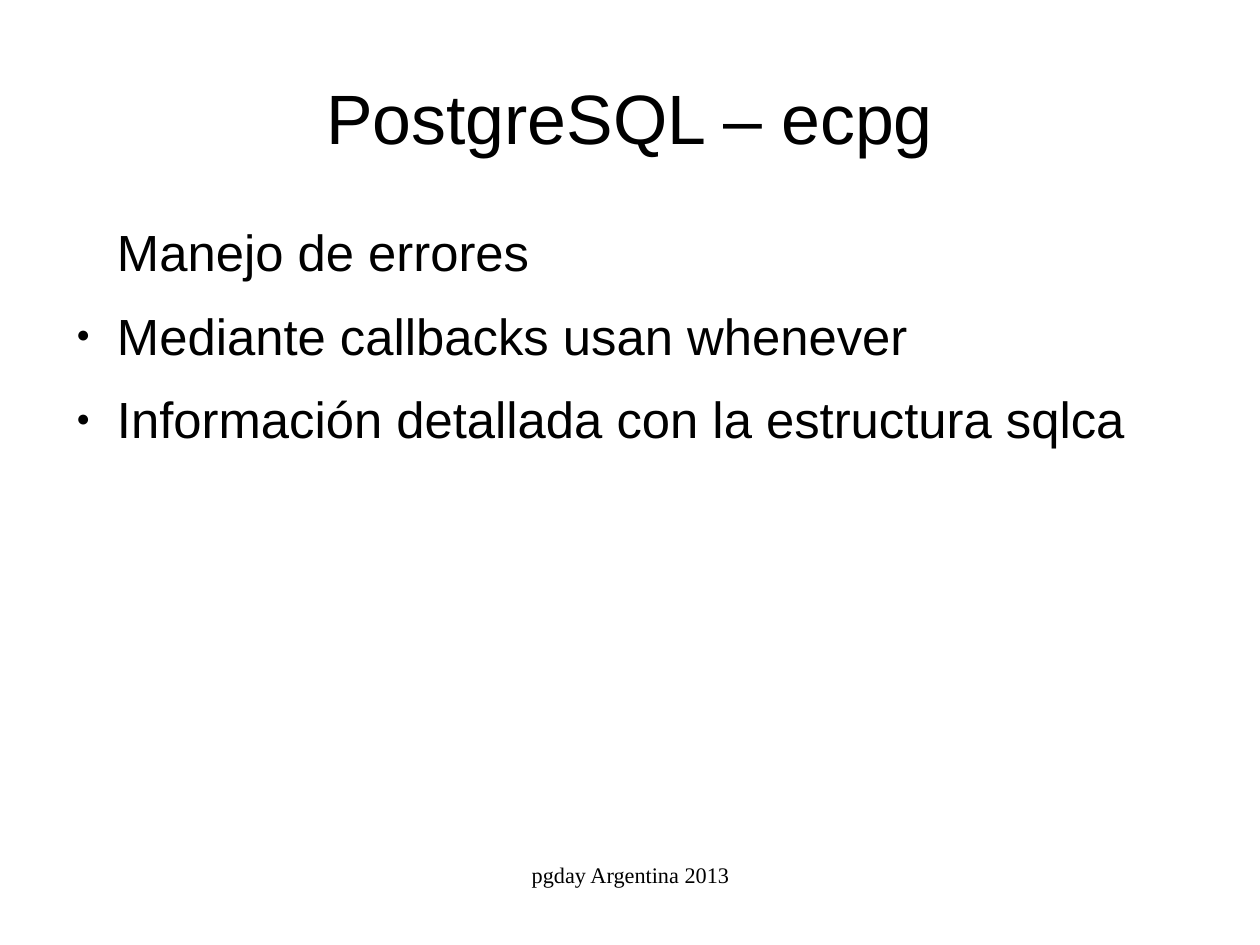
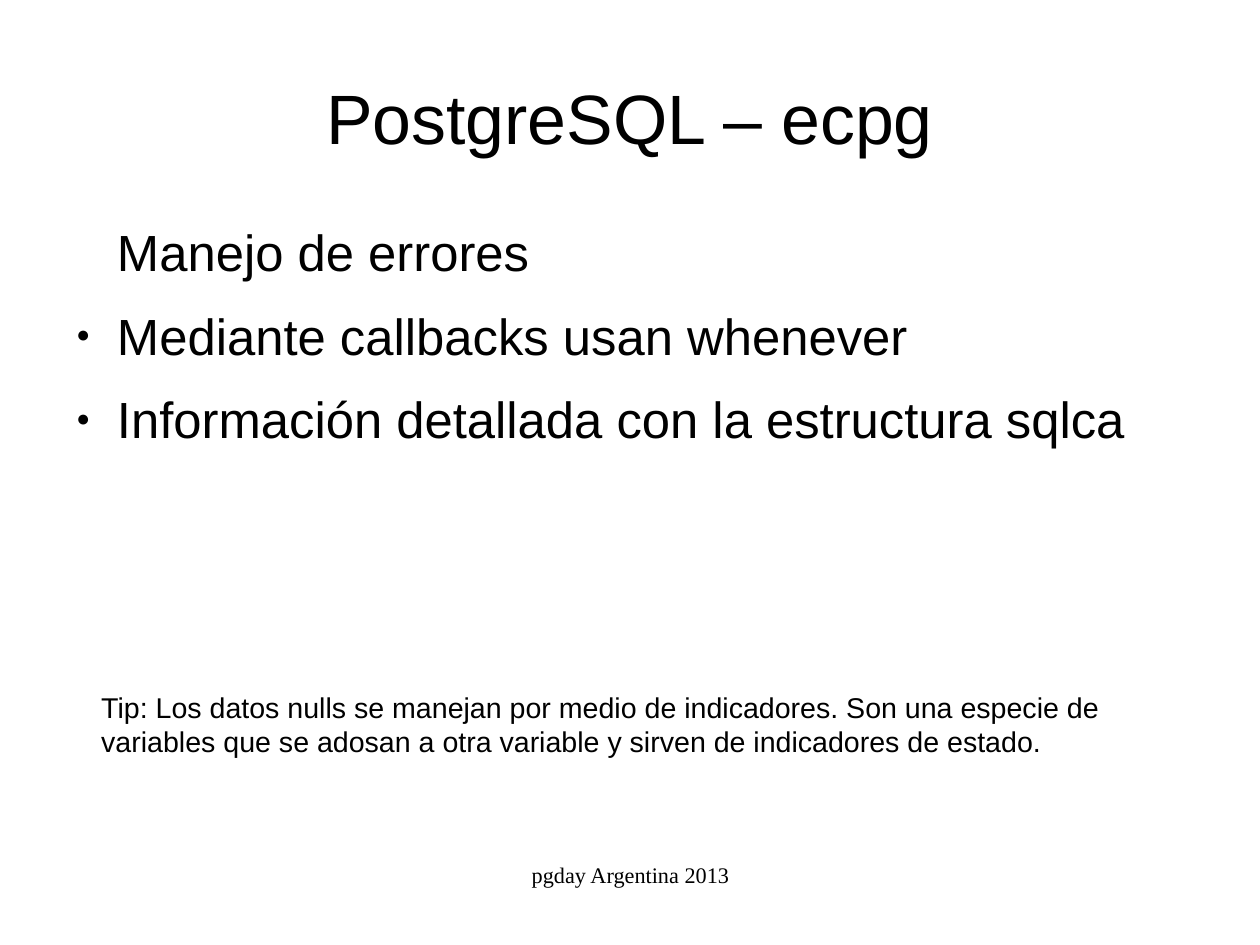
Before and after one commit to marcelorauldiaz/pgday_ecpg, a slide deck: slide 9 of ecpg.odp (slide 8 before the commit). Drawn at 1260x945 pixels with LibreOffice and Linux fonts; fonts in the diff are those of the drawing. Boxes give left, top, right and bottom in pixels: in the first picture for what was removed or moved away, otherwise in the second. Text is boxed around its words. In the diff, an @@ line names an element or a change of style, - is before the commit and + after.

```diff
--- a/ecpg.odp
+++ b/ecpg.odp
@@ text added at bbox=[101, 697, 1099, 758], 18 pt, text #000000 @@
+Tip: Los datos nulls se manejan por medio de indicadores. Son una especie de variables que se adosan a otra variable y sirven de indicadores de estado.
```
Also in this commit, not shown: 1 other slide changed, 1 slide added, 5 other files.
